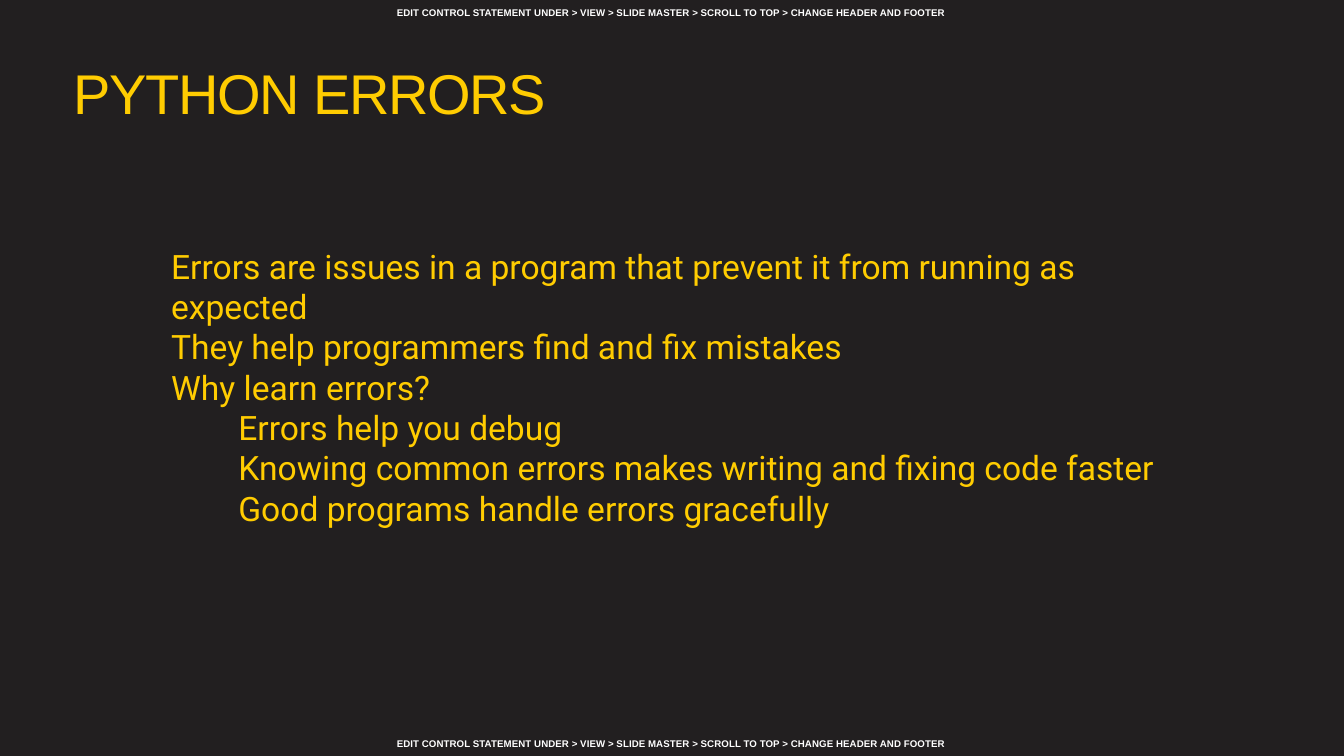
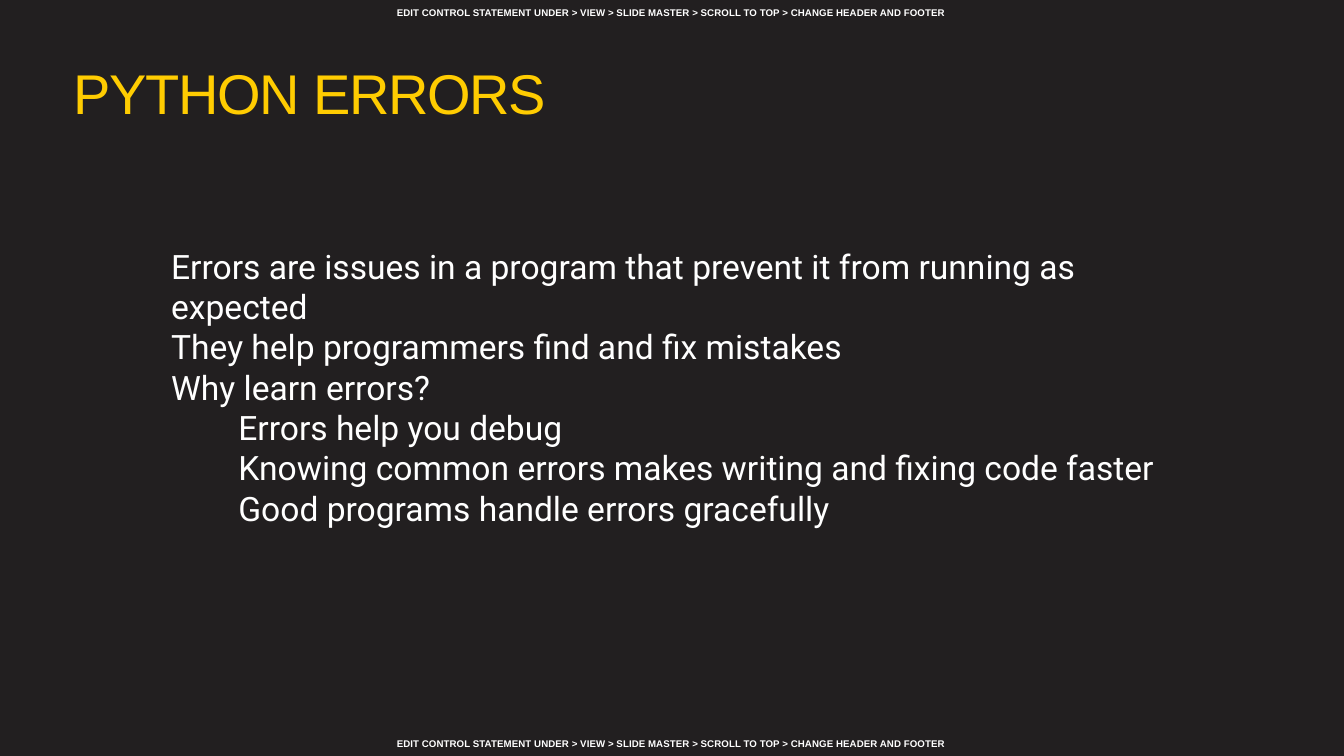
Before and after one commit to AFC-AI2C/summer-course, a slide deck: slide 17 of Python/Lesson 02 - Conditional Statements and Error Handling/Lesson 02 - Conditional Statements, Loops, and Error Handling.pptx. Drawn at 1344x756 pixels with LibreOffice and Linux fonts; fonts in the diff are those of the drawing; background and template pictures are left out. Boxes give left, top, right and bottom in pixels: in the first picture for what was removed or moved away, otherwise in the second. Text is boxed around its words. In the diff, an @@ line names an element or a change of style, - is before the commit and + after.

```diff
--- a/Python/Lesson 02 - Conditional Statements and Error Handling/Lesson 02 - Conditional Statements, Loops, and Error Handling.pptx
+++ b/Python/Lesson 02 - Conditional Statements and Error Handling/Lesson 02 - Conditional Statements, Loops, and Error Handling.pptx
@@ text "Errors are issues in a ..." at <box>171,253,1153,528</box>: text colour #FFCC01 to #FFFFFF @@
```
Also in this commit, not shown: 10 other slides changed.
